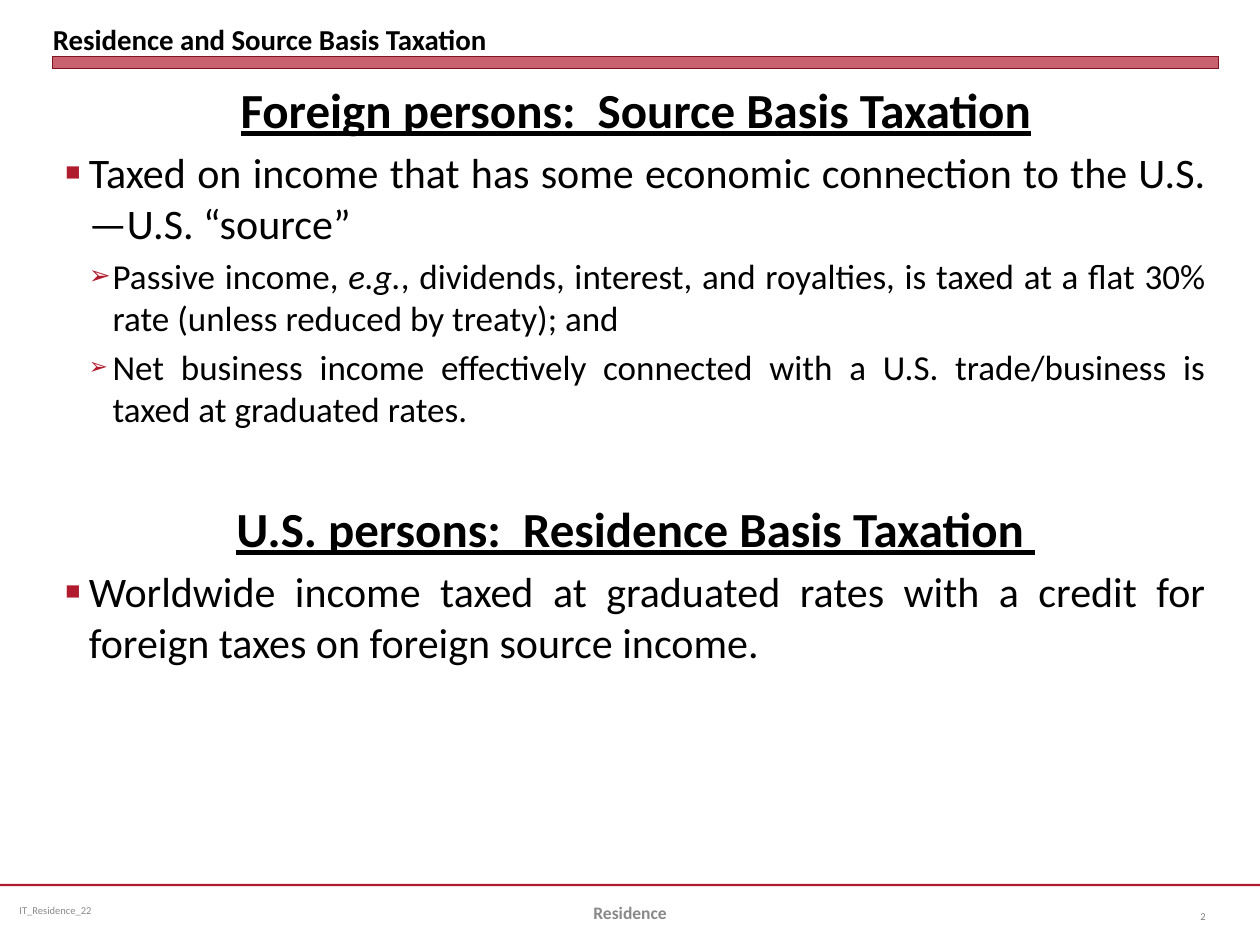
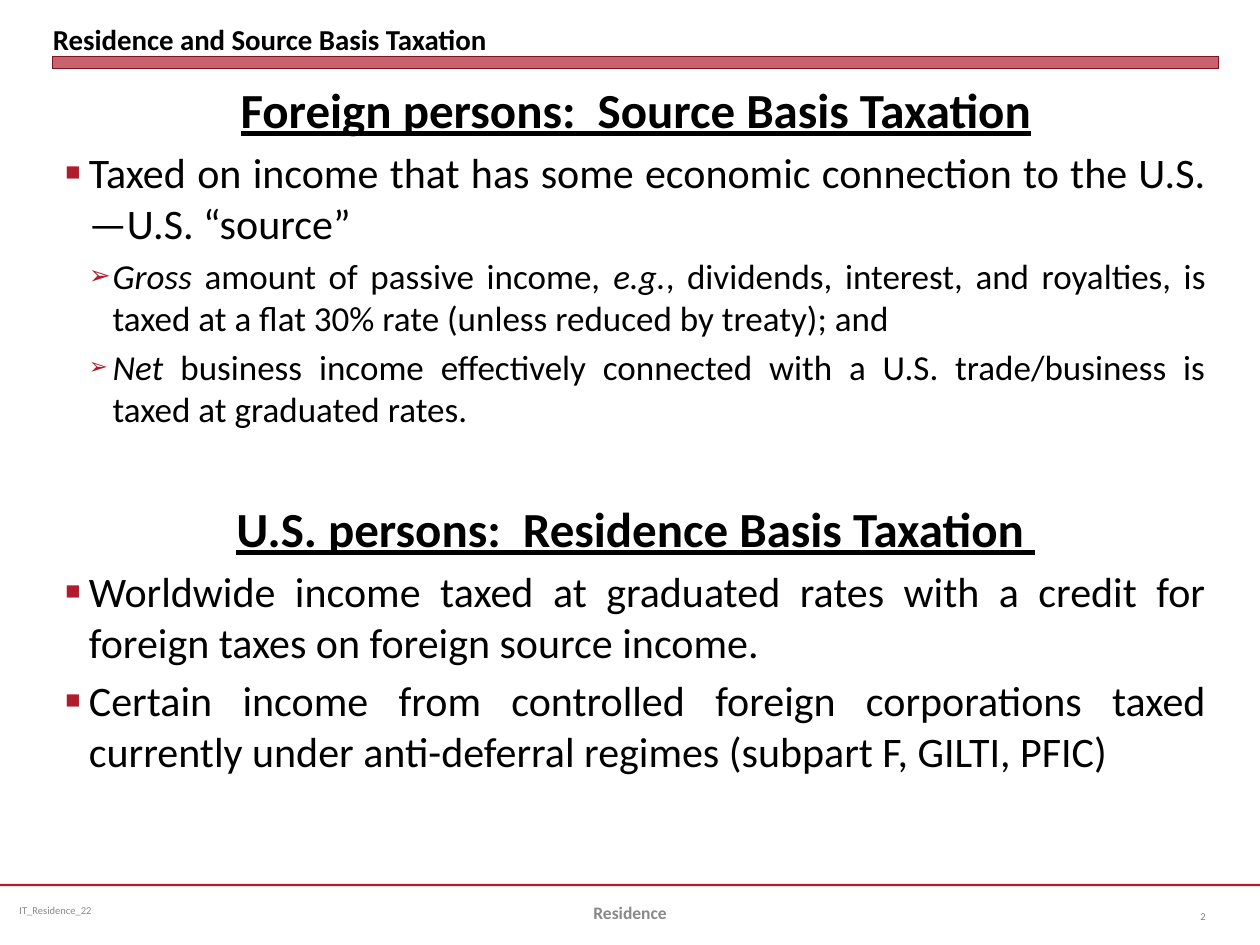
Before and after one commit to jmc877/International-Tax, a slide deck: slide 2 of slides/IT_Residence_22.pptx. Drawn at 1260x945 pixels with LibreOffice and Linux fonts; fonts in the diff are those of the drawing. Boxes give left, top, right and bottom in pixels: in the first picture for what was removed or moved away, otherwise in the second. Text is boxed around its words. In the diff, an @@ line names an element or a change of style, - is before the commit and + after.

```diff
--- a/slides/IT_Residence_22.pptx
+++ b/slides/IT_Residence_22.pptx
@@ text at (113, 264, 1206, 337): text changed @@
-  ➢ Passive income, e.g., dividends, interest, and royalties, is taxed at a flat 30% rate (unless reduced by treaty); and
+  ➢ Gross amount of passive income, e.g., dividends, interest, and royalties, is taxed at a flat 30% rate (unless reduced by treaty); and
@@ text at (113, 355, 1205, 428): italic on in "Net" @@
@@ text at (89, 686, 1205, 775): paragraph added @@
+■ Certain income from controlled foreign corporations taxed currently under anti-deferral regimes (subpart F, GILTI, PFIC)
```
Also in this commit, not shown: 12 other slides changed, 7 other files.
